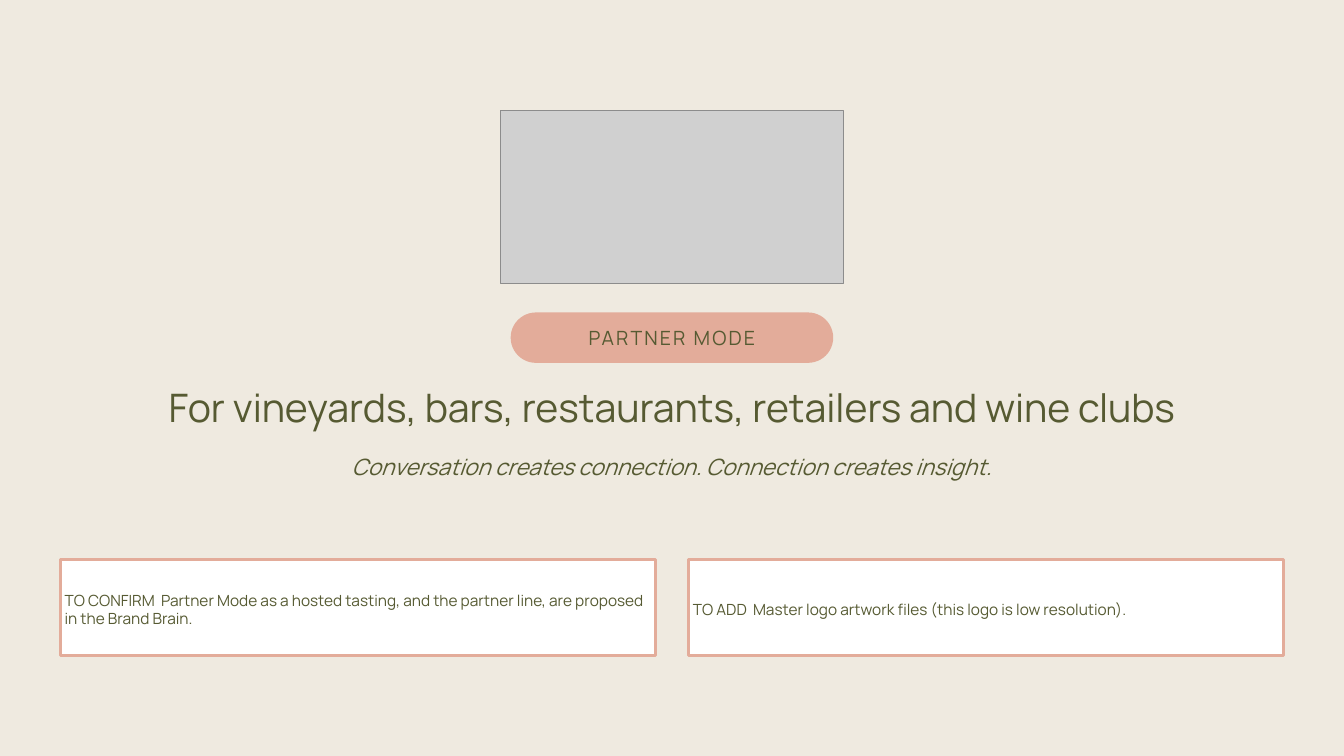
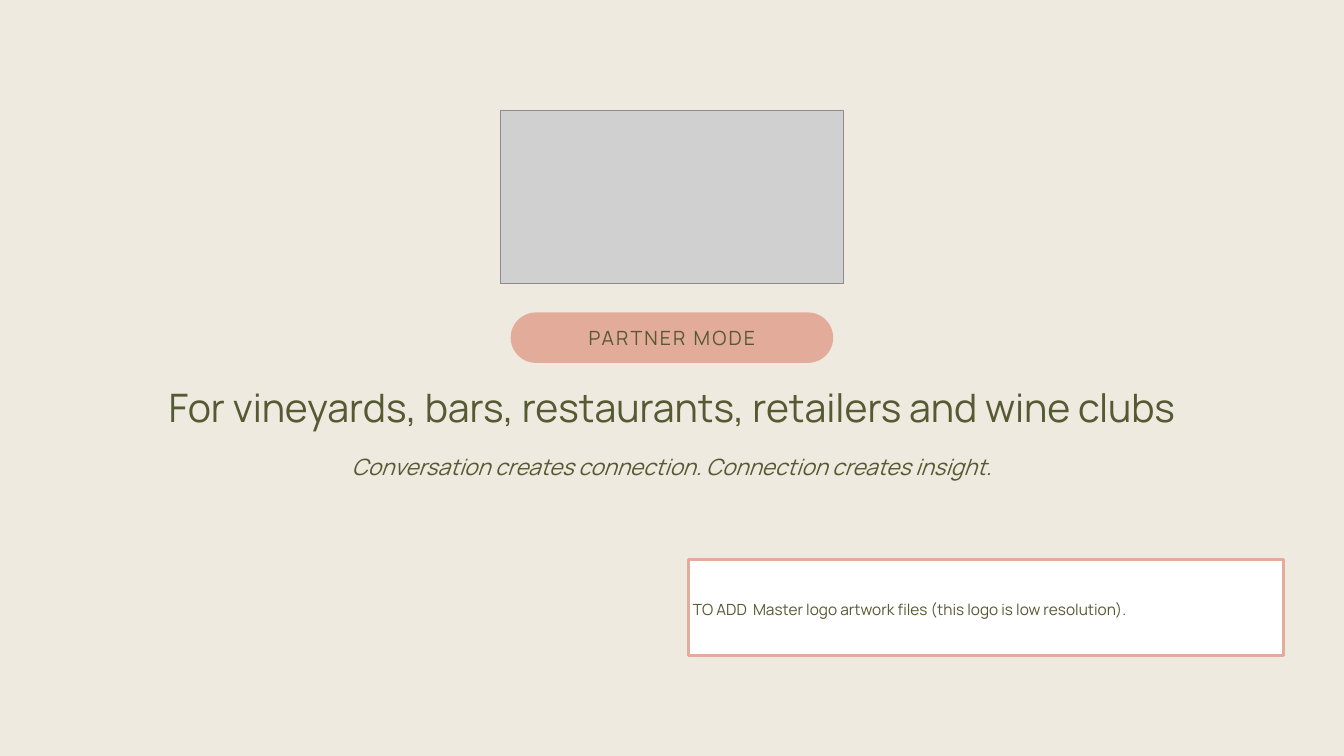
Before and after one commit to carrie147/entre-amis-brand-agent, a slide deck: slide 1 of decks/Entre Amis - Partner Mode pack - DRAFT.pptx. Drawn at 1344x756 pixels with LibreOffice and Linux fonts; fonts in the diff are those of the drawing; grey boxes stand for pictures. Boxes give left, top, right and bottom in pixels: in the first picture for what was removed or moved away, otherwise in the second. Text is boxed around its words. In the diff, an @@ line names an element or a change of style, - is before the commit and + after.

```diff
--- a/decks/Entre Amis - Partner Mode pack - DRAFT.pptx
+++ b/decks/Entre Amis - Partner Mode pack - DRAFT.pptx
@@ rectangle removed at bbox=[60, 560, 655, 655] @@
-TO CONFIRM Partner Mode as a hosted tasting, and the partner line, are proposed in the Brand Brain.
```
Also in this commit, not shown: 3 other slides changed, 10 other files.
